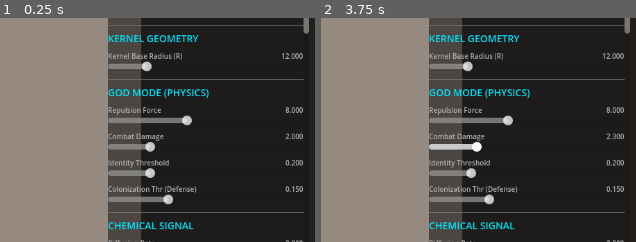
Above: before the commit, frames 1-2 (left to right).
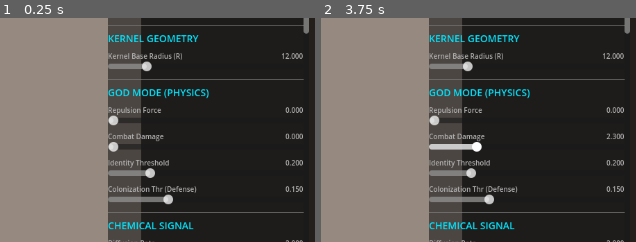
Above: after the commit, the same moments.

Repository: pvtrcorps/L_0001
Game: Godot game, scene res://simulation/Main.tscn
Same seed, same stepped clock (60 frames per second), same inputs: the game is played once before the commit and once after it.
Inputs (mouse positions are % of the whole screen's width and height, from its top left):
- Up to frame 1 (0.25 s): no input
- Up to frame 2 (3.75 s): tap Enter at 0.5, 2, 3.5 s; move the mouse to (65, 45) at 0.52 s; click (65, 45) at 0.67 s; tap Space at 1.25, 2.75 s; drag from (11, 55) to (30, 70) at 1.27 s; move the mouse to (49, 28) at 2.02 s; click (49, 28) at 2.17 s; drag from (30, 70) to (outside the picture) at 2.77 s; move the mouse to (75, 65) at 3.52 s; click (75, 65) at 3.67 s
The pictures show only the part of the screen within x 50-100%, y 37-87%; the shares and areas given below are measured in that part.

The runs differ from the first frame. In frame 1, 1.2% of the frame differs, in the area x 34-93%, y 40-60%; in frame 2, 0.7%.
Error before the commit: Cannot call method 'uniform_set_create' on a null value. (res://simulation/LeniaSimulation.gd:511)
Error after the commit: Cannot call method 'uniform_set_create' on a null value. (res://simulation/LeniaSimulation.gd:509)

Commit message:
flow lenia

Diff:
--- a/simulation/LeniaSimulation.gd
+++ b/simulation/LeniaSimulation.gd
@@ -16,17 +16,12 @@
 	# Kernel shape (global - creates pattern types)
 	"R": 12.0,           # Kernel radius in pixels
 
-	# Evolution
-	"mutation_rate": 0.02,
-	"base_decay": 0.015,
 	# Initialization
 	"init_clusters": 16.0,
 	"init_density": 0.5,   # Higher density for better start
 
-	# Advanced Physics / Combat
-	"repulsion": 8.0,      # Repulsion Force
-	"damage": 2.0,         # Combat Damage
-	"identity_thr": 0.2,   # Difference to be considered enemy
+	# Advanced Physics (Flow Lenia style)
+	"identity_thr": 0.2,   # Difference to be considered enemy (used in localized kernel if implemented)
 	"colonize_thr": 0.15,  # Mass needed to resist invasion
 
 	# Signal Layer
@@ -70,6 +65,7 @@
 var tex_genome_b: RID
 var tex_potential: RID
 var tex_mass_accum: RID
+var tex_winner_tracker: RID # [NEW]
 var tex_signal_a: RID # [NEW]
 var tex_signal_b: RID # [NEW]
 
@@ -184,10 +180,10 @@
 		params["dt"], params["seed"],          # float u_dt, u_seed
 		# Kernel parameters
 		params["R"],                           # float u_R
-		params["repulsion"], params["damage"], params["identity_thr"],
+		0.0, 0.0, params["identity_thr"],      # Removed repulsion/damage
 		# Evolution
-		params["mutation_rate"],               # float u_mutation_rate
-		params["base_decay"],                  # float u_base_decay
+		0.0,                                   # Removed mutation_rate
+		0.0,                                   # Removed base_decay
 		# Initialization
 		params["init_clusters"],               # float u_init_clusters
 		params["init_density"],                # float u_init_density
@@ -268,7 +264,7 @@
 	var key_norm = "norm_" + str(ping_pong)
 	var set_norm = set_cache.get(key_norm)
 	if not set_norm or not set_norm.is_valid():
-		set_norm = _create_set_normalize(tex_potential, dst_genome, dst_state, dst_signal)
+		set_norm = _create_set_normalize(tex_potential, src_genome, dst_state, dst_signal, dst_genome)
 		set_cache[key_norm] = set_norm
 
 	var compute_list_norm = rd.compute_list_begin()
@@ -334,6 +330,7 @@
 	rd.texture_clear(tex_genome_b, Color(0,0,0,0), 0, 1, 0, 1)
 	rd.texture_clear(tex_signal_a, Color(0,0,0,0), 0, 1, 0, 1)
 	rd.texture_clear(tex_signal_b, Color(0,0,0,0), 0, 1, 0, 1)
+	rd.texture_clear(tex_winner_tracker, Color(0,0,0,0), 0, 1, 0, 1)
 
 	rd.barrier(RenderingDevice.BARRIER_MASK_COMPUTE)
 	ping_pong = false
@@ -416,6 +413,7 @@
 		RenderingDevice.TEXTURE_USAGE_CAN_COPY_TO_BIT
 	)
 	tex_mass_accum = rd.texture_create(fmt_atomic, RDTextureView.new())
+	tex_winner_tracker = rd.texture_create(fmt_atomic, RDTextureView.new())
 
 	# Create Texture2DRD bridges for display
 	texture_rd_state = Texture2DRD.new()
@@ -693,9 +691,14 @@
 	u_sig.add_id(sampler_linear)
 	u_sig.add_id(src_sig)
 
-	return rd.uniform_set_create([u_ubo, u_src_state, u_src_genome, u_pot, u_atomic, u_dst_state, u_dst_genome, u_sig], shader_flow_conservative, 0)
-
-func _create_set_normalize(tex_pot: RID, dst_genome: RID, dst_state: RID, dst_sig: RID) -> RID:
+	var u_winner = RDUniform.new()
+	u_winner.uniform_type = RenderingDevice.UNIFORM_TYPE_IMAGE
+	u_winner.binding = 8
+	u_winner.add_id(tex_winner_tracker)
+
+	return rd.uniform_set_create([u_ubo, u_src_state, u_src_genome, u_pot, u_atomic, u_dst_state, u_dst_genome, u_sig, u_winner], shader_flow_conservative, 0)
+
+func _create_set_normalize(tex_pot: RID, old_genome: RID, dst_state: RID, dst_sig: RID, dst_genome: RID) -> RID:
 	var u_ubo = RDUniform.new()
 	u_ubo.uniform_type = RenderingDevice.UNIFORM_TYPE_STORAGE_BUFFER
 	u_ubo.binding = 0
@@ -712,12 +715,6 @@
 	u_pot.add_id(sampler_linear)
 	u_pot.add_id(tex_pot)
 
-	var u_new_genome = RDUniform.new()
-	u_new_genome.uniform_type = RenderingDevice.UNIFORM_TYPE_SAMPLER_WITH_TEXTURE
-	u_new_genome.binding = 3
-	u_new_genome.add_id(sampler_nearest)
-	u_new_genome.add_id(dst_genome)
-
 	var u_dst_state = RDUniform.new()
 	u_dst_state.uniform_type = RenderingDevice.UNIFORM_TYPE_IMAGE
 	u_dst_state.binding = 4
@@ -728,7 +725,23 @@
 	u_dst_sig.binding = 5
 	u_dst_sig.add_id(dst_sig)
 
-	return rd.uniform_set_create([u_ubo, u_atomic, u_pot, u_new_genome, u_dst_state, u_dst_sig], shader_normalize, 0)
+	var u_winner = RDUniform.new()
+	u_winner.uniform_type = RenderingDevice.UNIFORM_TYPE_IMAGE
+	u_winner.binding = 6
+	u_winner.add_id(tex_winner_tracker)
+
+	var u_new_genome = RDUniform.new()
+	u_new_genome.uniform_type = RenderingDevice.UNIFORM_TYPE_IMAGE
+	u_new_genome.binding = 7
+	u_new_genome.add_id(dst_genome)
+
+	var u_old_genome = RDUniform.new()
+	u_old_genome.uniform_type = RenderingDevice.UNIFORM_TYPE_SAMPLER_WITH_TEXTURE
+	u_old_genome.binding = 8
+	u_old_genome.add_id(sampler_nearest)
+	u_old_genome.add_id(old_genome)
+
+	return rd.uniform_set_create([u_ubo, u_atomic, u_pot, u_dst_state, u_dst_sig, u_winner, u_new_genome, u_old_genome], shader_normalize, 0)
 
 # === PUBLIC API ===
 
Not shown, changed: simulation/shaders/compute_convolution.glsl
Not shown, changed: simulation/shaders/compute_flow_conservative.glsl
Not shown, changed: simulation/shaders/compute_init.glsl
Not shown, changed: simulation/shaders/compute_normalize.glsl
